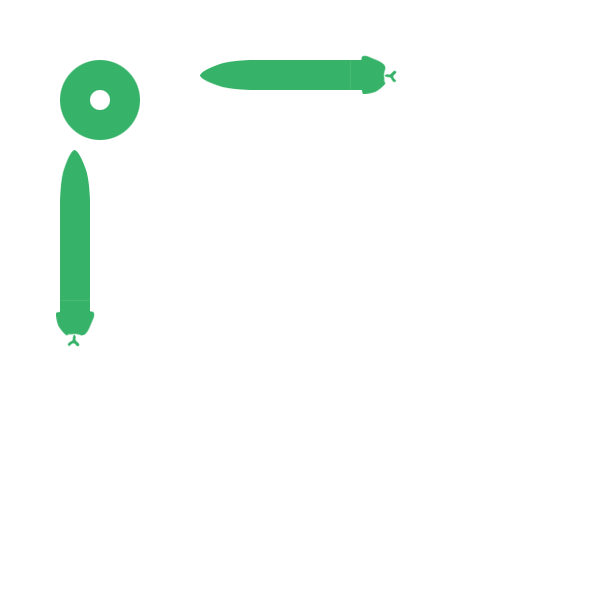
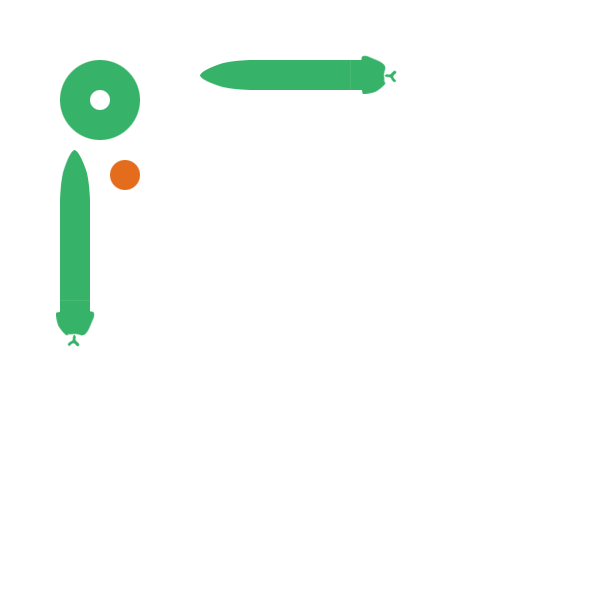
Layers edited between the first and the second w=600, h=600 image:
added layer "图层 6" above "图层 5 副本" over <box>110,160,140,190</box>
hid "背景" over <box>110,160,140,190</box>
